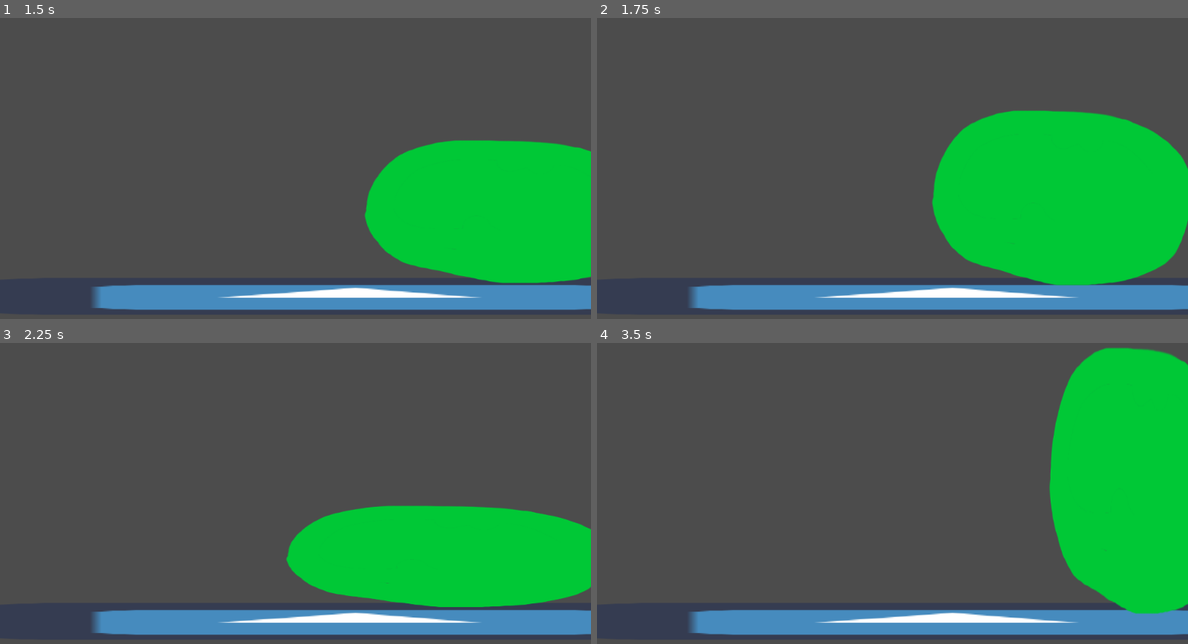
Above: before the commit, frames 1-4 (two rows, left to right).
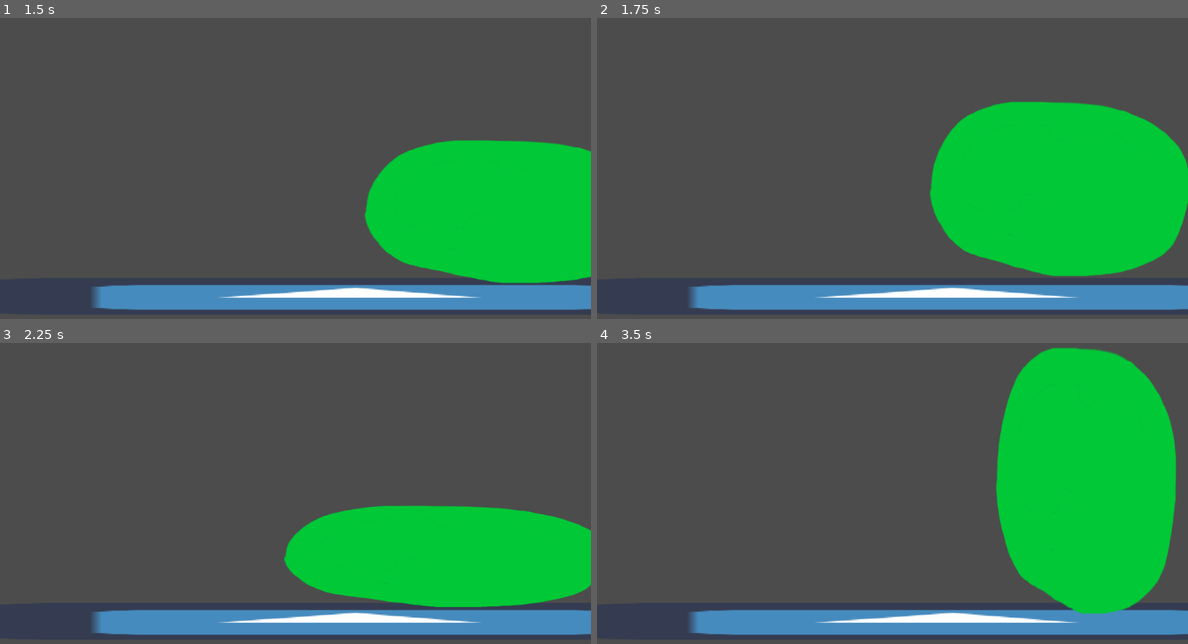
Above: after the commit, the same moments.

Repository: mariothedog/Shifty-Slime
Game: Godot game, scene res://Levels/Level0.tscn
Two runs of this game, one before a commit and one after it. Both use one fixed random seed, a clock stepped at 60 frames per second and the inputs below. The engine's default icon, where the game draws it, is replaced by a stand-in: a white triangle on a blue panel in a dark square.
Inputs:
- Up to frame 1 (1.5 s): hold D (move_right) 0.53-1.28 s; hold S (shrink) 0.53-1.28 s; hold A (move_left) from 1.28 s (still down); tap S (shrink) at 1.35 s
- Up to frame 2 (1.75 s): keep holding A (move_left)
- Up to frame 3 (2.25 s): release A (move_left) at 2.03 s; hold D (move_right) from 2.03 s (still down); hold S (shrink) from 2.03 s (still down)
- Up to frame 4 (3.5 s): release D (move_right) at 2.78 s; release S (shrink) at 2.78 s; hold W (expand_up) from 2.78 s (still down); tap S (shrink) at 2.85 s

Frame 1 is identical in both runs. In frame 2, 2.9% of the frame differs, in the area x 56-100%, y 27-89%; in frame 3, 0.3%; in frame 4, 12%, in the area x 67-100%, y 1-90%.

Commit message:
Added a wall

Diff:
--- a/Levels/Level0.tscn
+++ b/Levels/Level0.tscn
@@ -1,10 +1,13 @@
-[gd_scene load_steps=4 format=2]
+[gd_scene load_steps=5 format=2]
 
 [ext_resource path="res://Player/Player.tscn" type="PackedScene" id=1]
 [ext_resource path="res://icon.png" type="Texture" id=2]
 
 [sub_resource type="RectangleShape2D" id=1]
 extents = Vector2( 640, 32 )
+
+[sub_resource type="RectangleShape2D" id=2]
+extents = Vector2( 32, 320 )
 
 [node name="Level0" type="Node2D"]
 
@@ -20,3 +23,13 @@
 [node name="Sprite" type="Sprite" parent="Ground"]
 scale = Vector2( 20, 1 )
 texture = ExtResource( 2 )
+
+[node name="Wall" type="StaticBody2D" parent="."]
+position = Vector2( 1072.59, -6.34668 )
+
+[node name="CollisionShape2D" type="CollisionShape2D" parent="Wall"]
+shape = SubResource( 2 )
+
+[node name="Sprite" type="Sprite" parent="Wall"]
+scale = Vector2( 1, 10 )
+texture = ExtResource( 2 )
